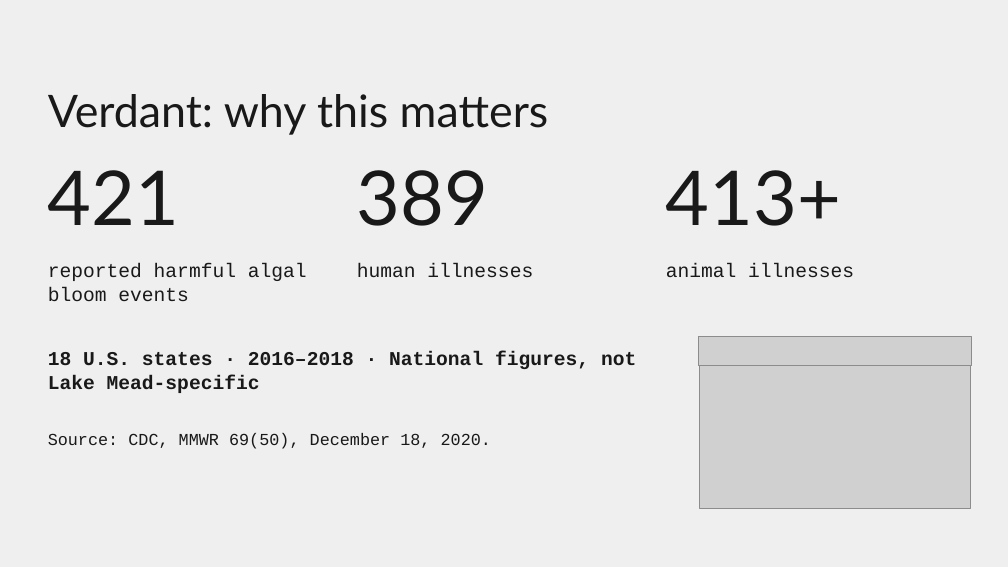
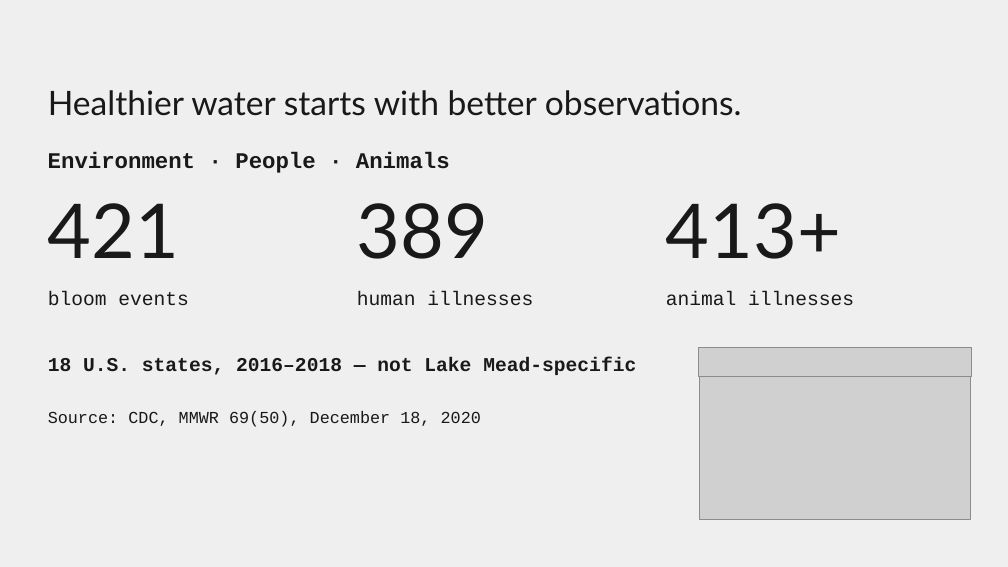
Before and after one commit to NathanDiep123/Verdant, a slide deck: slide 1 of docs/presentation/verdant-presentation.pptx. Drawn at 1008x567 pixels with LibreOffice and Linux fonts; fonts in the diff are those of the drawing; grey boxes stand for pictures; background and template pictures are left out. Boxes give left, top, right and bottom in pixels: in the first picture for what was removed or moved away, otherwise in the second. Text is boxed around its words. In the diff, an @@ line names an element or a change of style, - is before the commit and + after.

```diff
--- a/docs/presentation/verdant-presentation.pptx
+++ b/docs/presentation/verdant-presentation.pptx
@@ title at <box>48,90,742,116</box>: text changed; size 32 to 24 pt @@
-Verdant: why this matters
+Healthier water starts with better observations.
@@ text added at <box>48,151,450,173</box>, 16 pt, text #191919, bold @@
+Environment · People · Animals
@@ 3 titles: place and size @@
-3 titles at <box>48,170,841,226</box>
+3 titles at <box>48,203,841,259</box>
@@ subtitle at <box>48,291,189,305</box>: text changed @@
-reported harmful algal bloom events
+bloom events
@@ subtitle "human illnesses": place and size @@
-subtitle "human illnesses" at <box>357,263,533,277</box>
+subtitle "human illnesses" at <box>357,291,533,305</box>
@@ subtitle "animal illnesses": place and size @@
-subtitle "animal illnesses" at <box>666,263,854,277</box>
+subtitle "animal illnesses" at <box>666,291,854,305</box>
@@ text at <box>48,357,636,375</box>: text changed @@
-18 U.S. states · 2016–2018 · National figures, not Lake Mead-specific
+18 U.S. states, 2016–2018 — not Lake Mead-specific
@@ picture: place and size @@
-picture at <box>699,337,971,366</box>
+picture at <box>699,347,971,376</box>
@@ picture: place and size @@
-picture at <box>700,366,970,509</box>
+picture at <box>700,377,970,520</box>
@@ text at <box>48,411,481,427</box>: text changed @@
-Source: CDC, MMWR 69(50), December 18, 2020.
+Source: CDC, MMWR 69(50), December 18, 2020
```
Also in this commit, not shown: 2 other slides changed, 1 slide added, 2 slides removed, 1 other file.
